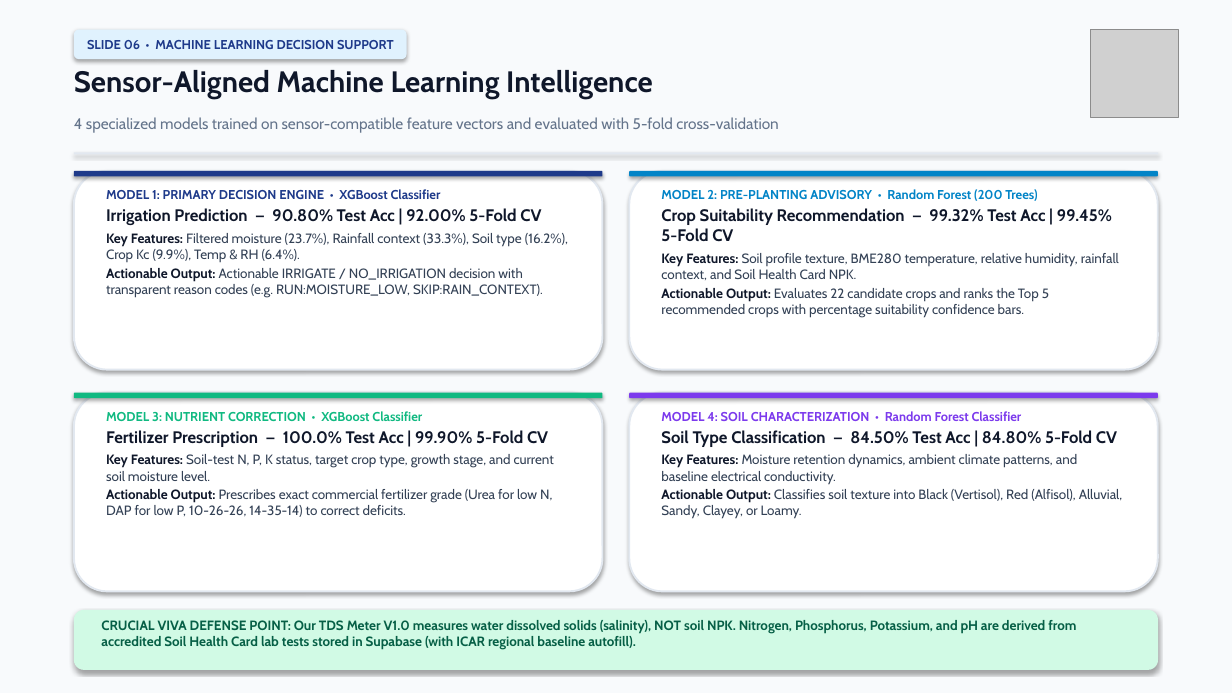
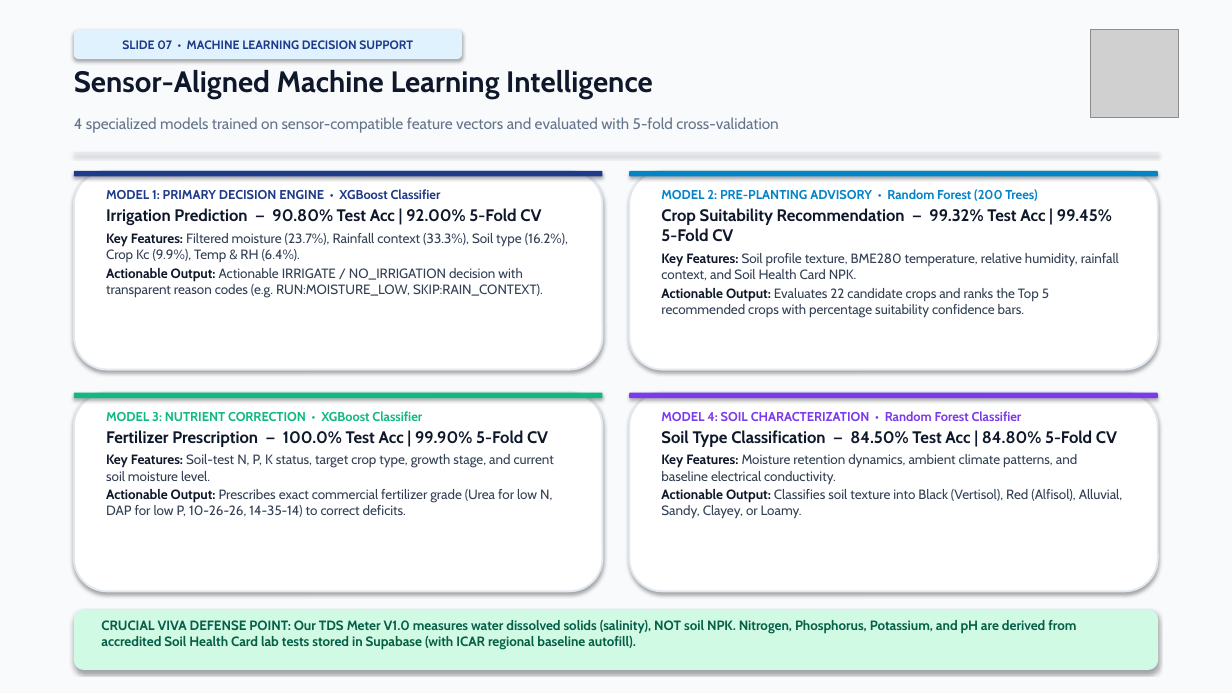
Before and after one commit to gauravhadavale07/TerraFlow_BioAI, a slide deck: slide 7 of TerraFlow_BioAI_Academic_Presentation.pptx (slide 6 before the commit). Drawn at 1232x693 pixels with LibreOffice and Linux fonts; fonts in the diff are those of the drawing; grey boxes stand for pictures. Boxes give left, top, right and bottom in pixels: in the first picture for what was removed or moved away, otherwise in the second. Text is boxed around its words. In the diff, an @@ line names an element or a change of style, - is before the commit and + after.

```diff
--- a/TerraFlow_BioAI_Academic_Presentation.pptx
+++ b/TerraFlow_BioAI_Academic_Presentation.pptx
@@ rounded rectangle "SLIDE 07 • MACHINE LEARNING ...": place and size @@
-rounded rectangle "SLIDE 07 • MACHINE LEARNING ..." at [74, 30, 407, 59]
+rounded rectangle "SLIDE 07 • MACHINE LEARNING ..." at [74, 30, 462, 59]
@@ text in rounded rectangle at [122, 40, 413, 49]: text changed; size 10 to 9.5 pt @@
-SLIDE 06 • MACHINE LEARNING DECISION SUPPORT
+SLIDE 07 • MACHINE LEARNING DECISION SUPPORT
```
Also in this commit, not shown: 7 other slides changed, 1 slide added, 13 other files.
